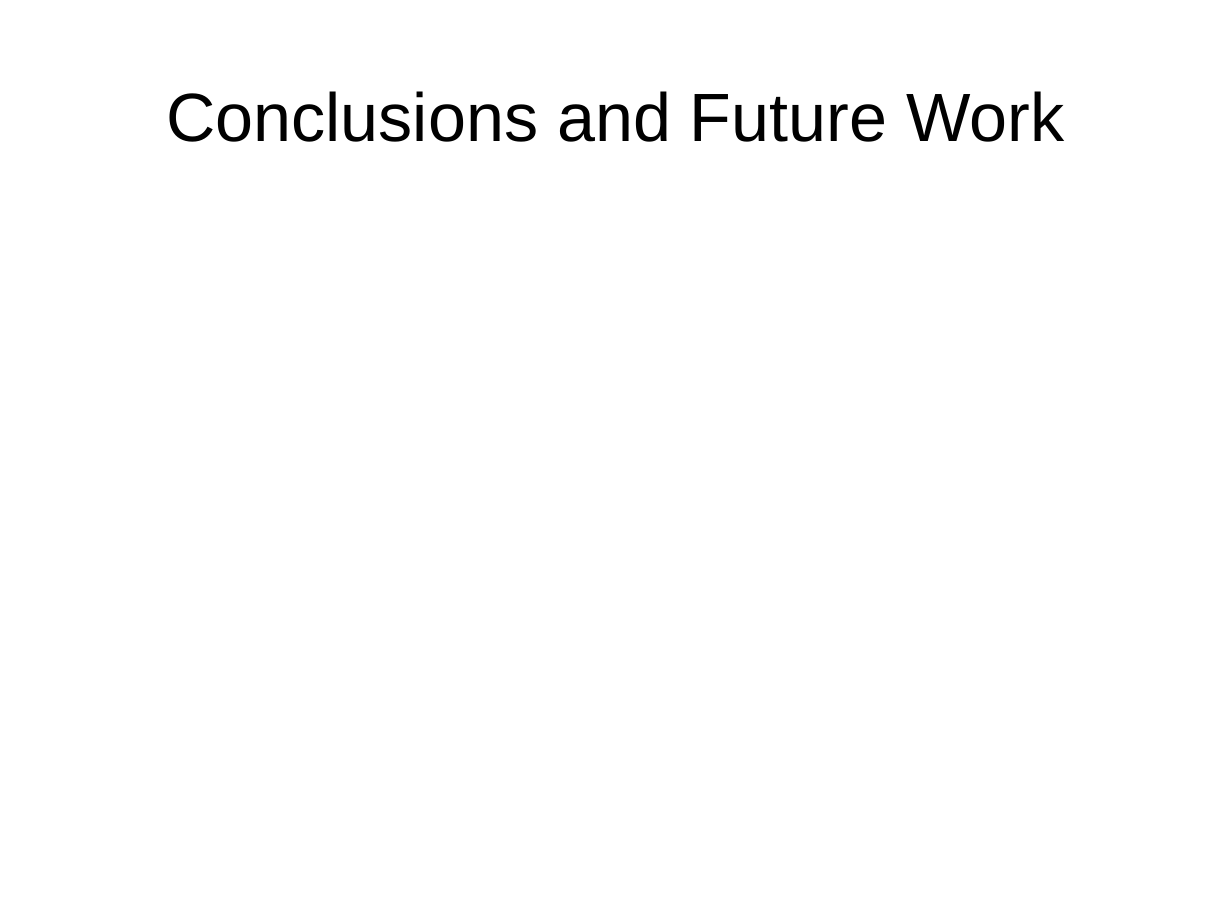
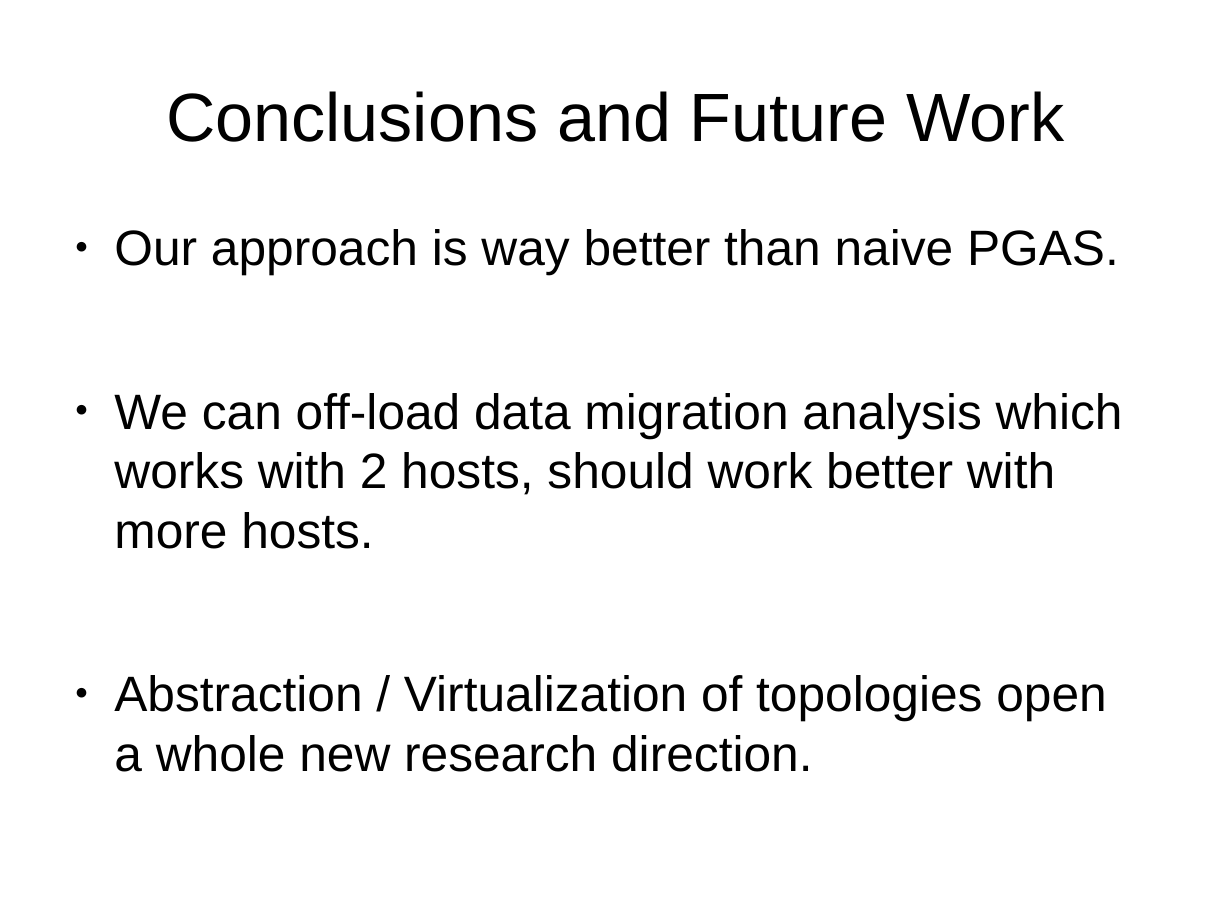
Before and after one commit to davidozog/SDN_Project, a slide deck: slide 27 of presentation/talk.odp (slide 9 before the commit). Drawn at 1232x924 pixels with LibreOffice and Linux fonts; fonts in the diff are those of the drawing. Boxes give left, top, right and bottom in pixels: in the first picture for what was removed or moved away, otherwise in the second. Text is boxed around its words. In the diff, an @@ line names an element or a change of style, - is before the commit and + after.

```diff
--- a/presentation/talk.odp
+++ b/presentation/talk.odp
@@ text added at [114, 229, 1123, 772], 32 pt, text #000000 @@
+● Our approach is way better than naive PGAS.
+● We can off-load data migration analysis which works with 2 hosts, should work better with more hosts.
+● Abstraction / Virtualization of topologies open a whole new research direction.
```
Also in this commit, not shown: 2 other slides changed, 23 slides added, 5 slides removed.
